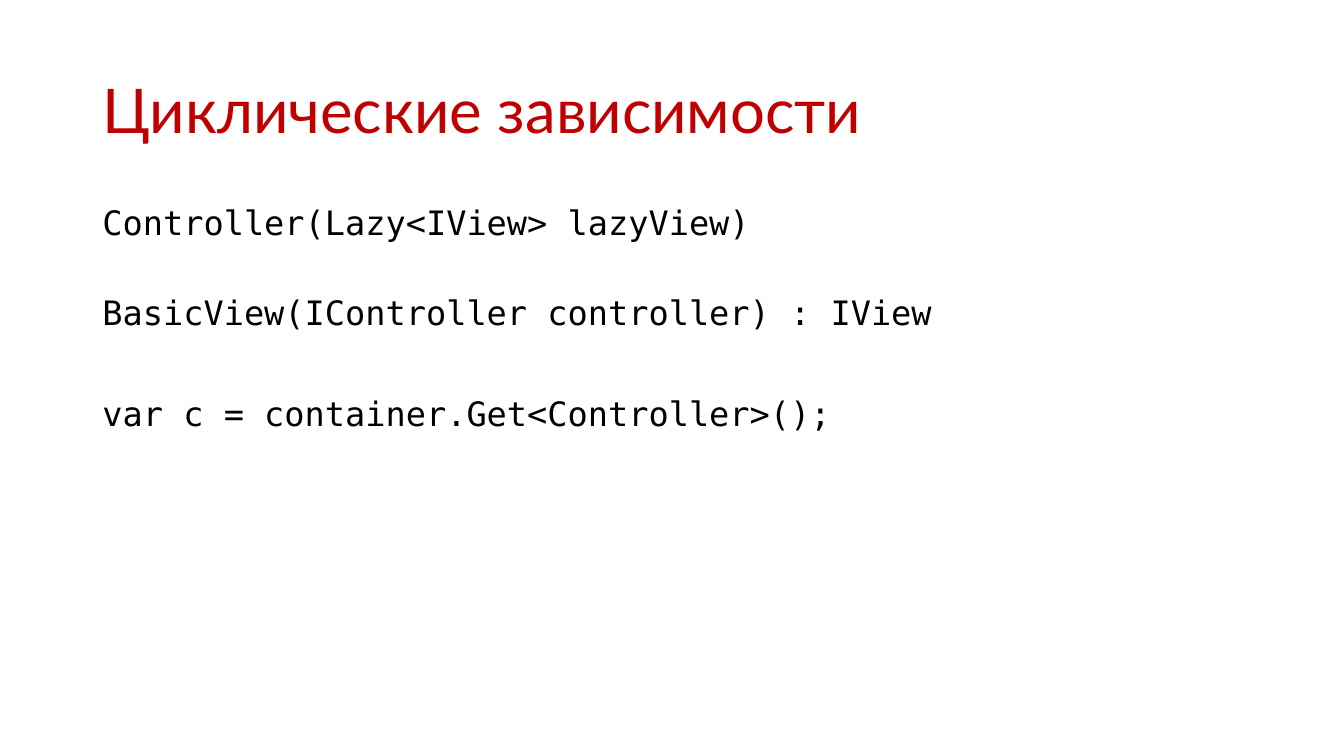
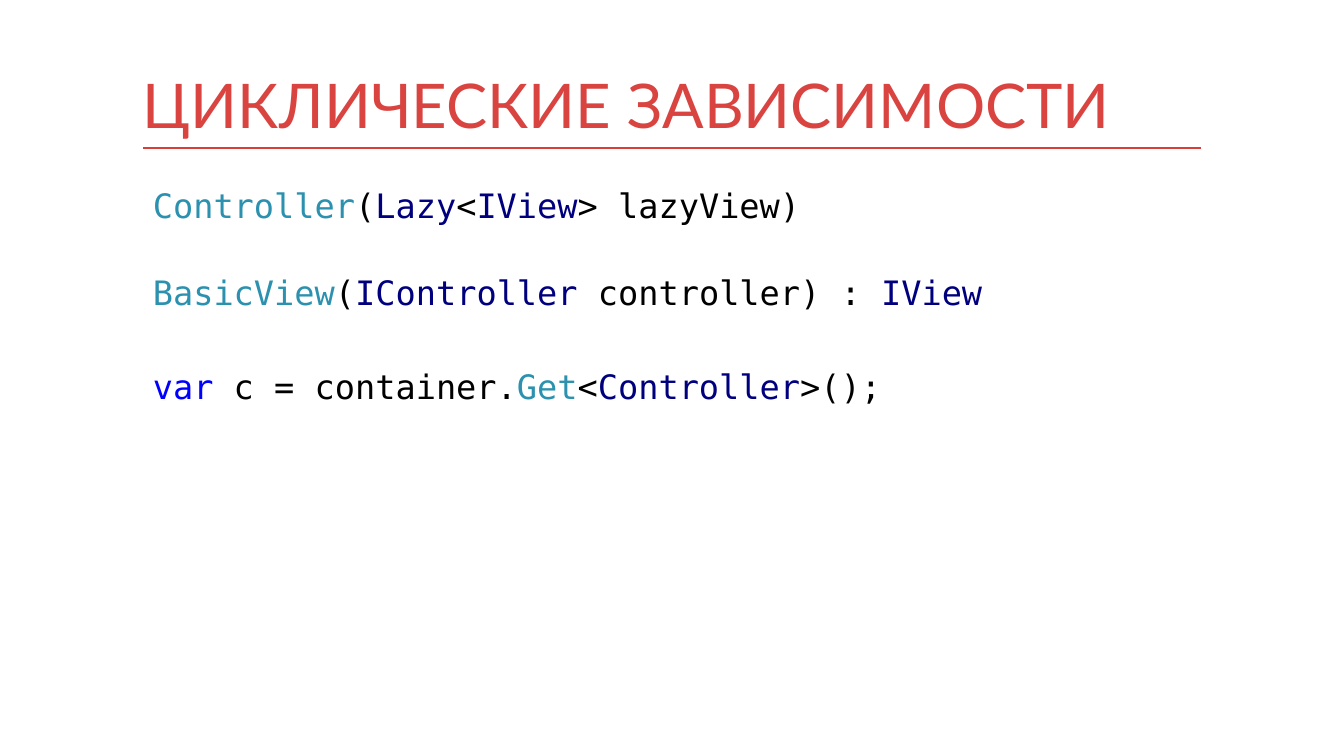
Before and after one commit to kontur-courses/di, a slide deck: slide 13 of di.pptx (slide 14 before the commit). Drawn at 1344x756 pixels with LibreOffice and Linux fonts; fonts in the diff are those of the drawing. Boxes give left, top, right and bottom in pixels: in the first picture for what was removed or moved away, otherwise in the second. Text is boxed around its words. In the diff, an @@ line names an element or a change of style, - is before the commit and + after.

```diff
--- a/di.pptx
+++ b/di.pptx
@@ title at [143,83,1110,139]: text changed; text colour #C00000 to #D94440 @@
-Циклические зависимости
+ЦИКЛИЧЕСКИЕ ЗАВИСИМОСТИ
@@ title "ЦИКЛИЧЕСКИЕ ЗАВИСИМОСТИ" at [143,83,1110,139]: vertical alignment middle to bottom @@
@@ line added from (143, 148) to (1202, 148), #D83F3B 1 pt @@
@@ text "Controller(Lazy<IView> lazyView)": place and size @@
-text "Controller(Lazy<IView> lazyView)" at [102,209,932,431]
+text "Controller(Lazy<IView> lazyView)" at [153,192,982,404]
@@ text "Controller(Lazy<IView> lazyView)" at [153,192,982,404]: text colour #000000 to #2B91AF in "Controller(Lazy<IView>", "BasicView(IController", "container.Get<Controller>();"; text colour #000000 to #00007F in "Controller(Lazy<IView>", "BasicView(IController IView", "container.Get<Controller>();"; text colour #000000 to #0000FF in "var"; line spacing 0.9 to 1; less space between paragraphs @@
```
Also in this commit, not shown: 14 other slides changed, 1 slide removed, 2 other files.
